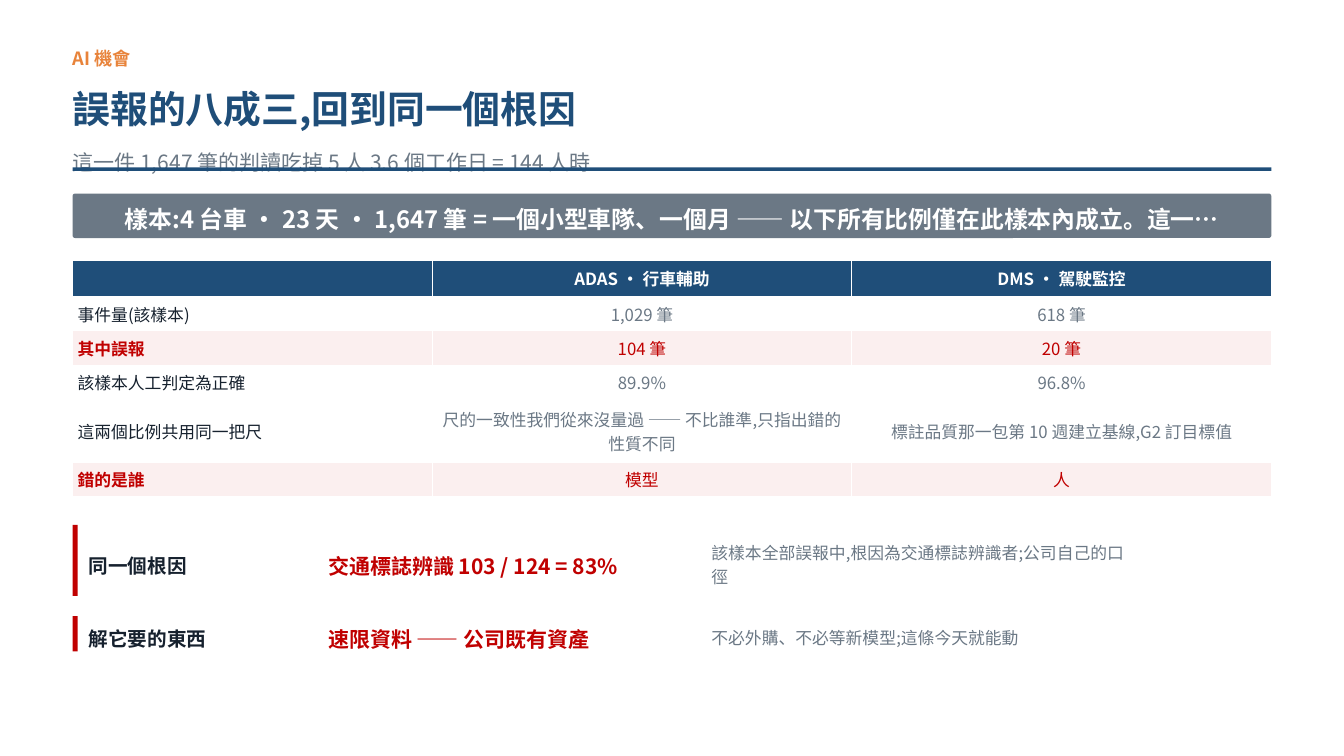
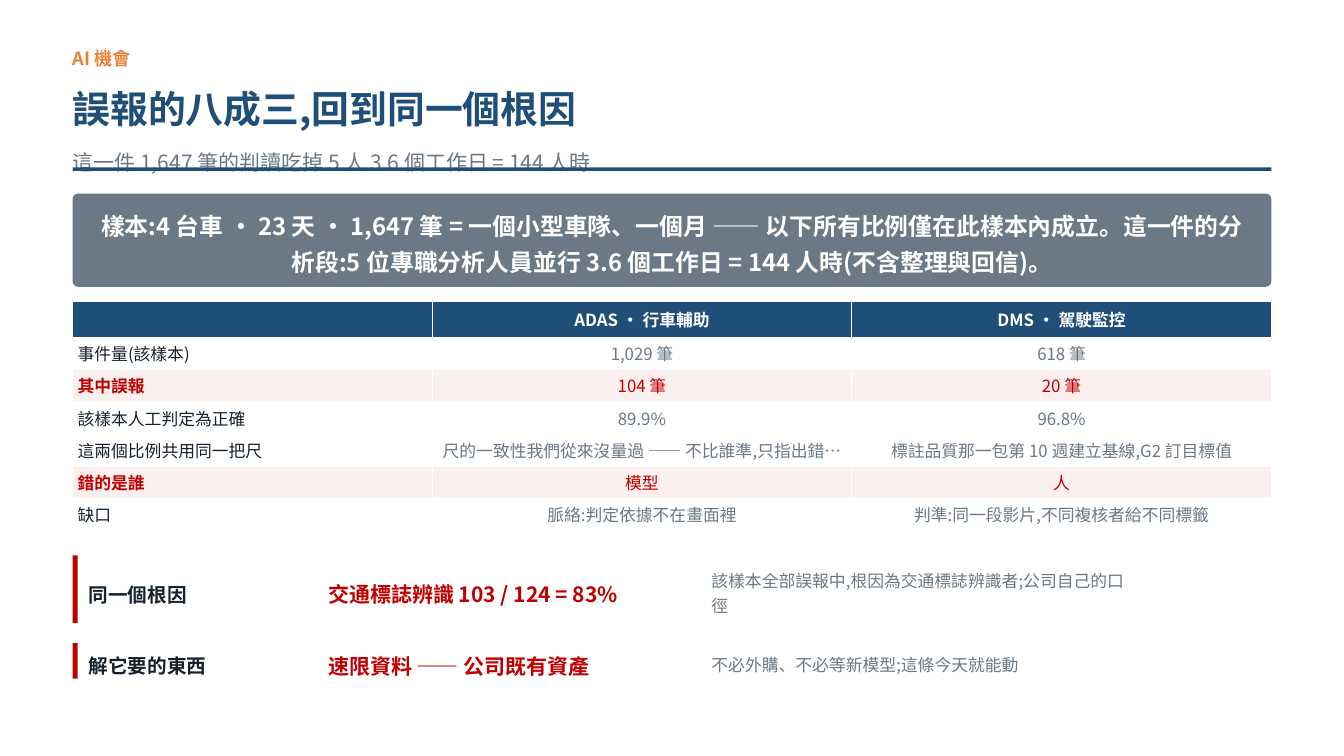
Before and after one commit to pokai-huang0828/UTS_workspace, a slide deck: slide 4 of Artificial Intelligence for Enterprises/Assessment3/Huang_26254793_421104_Assessment 3.pptx. Drawn at 1344x756 pixels with LibreOffice and Linux fonts; fonts in the diff are those of the drawing. Boxes give left, top, right and bottom in pixels: in the first picture for what was removed or moved away, otherwise in the second. Text is boxed around its words. In the diff, an @@ line names an element or a change of style, - is before the commit and + after.

```diff
--- a/Artificial Intelligence for Enterprises/Assessment3/Huang_26254793_421104_Assessment 3.pptx
+++ b/Artificial Intelligence for Enterprises/Assessment3/Huang_26254793_421104_Assessment 3.pptx
@@ rounded rectangle: place and size @@
-rounded rectangle at box(73, 194, 1271, 238)
+rounded rectangle at box(73, 194, 1271, 287)
@@ text at box(101, 214, 1243, 276): text changed @@
-樣本:4 台車 · 23 天 · 1,647 筆 = 一個小型車隊、一個月 —— 以下所有比例僅在此樣本內成立。這一…
+樣本:4 台車 · 23 天 · 1,647 筆 = 一個小型車隊、一個月 —— 以下所有比例僅在此樣本內成立。這一件的分析段:5 位專職分析人員並行 3.6 個工作日 = 144 人時(不含整理與回信)。
@@ table at box(73, 301, 1271, 531) @@
-row 5, column 2: 尺的一致性我們從來沒量過 —— 不比誰準,只指出錯的性質不同
+row 5, column 2: 尺的一致性我們從來沒量過 —— 不比誰準,只指出錯…
+row 7: 缺口 | 脈絡:判定依據不在畫面裡 | 判準:同一段影片,不同複核者給不同標籤
@@ table: place and size @@
-table at box(73, 260, 1271, 497)
+table at box(73, 301, 1271, 531)
@@ rectangle: place and size @@
-rectangle at box(73, 525, 78, 596)
+rectangle at box(73, 556, 78, 623)
@@ text "同一個根因": place and size @@
-text "同一個根因" at box(89, 556, 187, 575)
+text "同一個根因" at box(89, 585, 187, 604)
@@ text "交通標誌辨識 103 / 124 = ...": place and size @@
-text "交通標誌辨識 103 / 124 = ..." at box(328, 553, 618, 579)
+text "交通標誌辨識 103 / 124 = ..." at box(328, 581, 618, 607)
@@ text "該樣本全部誤報中,根因為交通標誌辨識者;公司自己的口徑": place and size @@
-text "該樣本全部誤報中,根因為交通標誌辨識者;公司自己的口徑" at box(711, 545, 1123, 584)
+text "該樣本全部誤報中,根因為交通標誌辨識者;公司自己的口徑" at box(711, 573, 1124, 613)
@@ 3 texts, 1 rectangle: place and size @@
-3 texts, 1 rectangle at box(73, 616, 1018, 651)
+3 texts, 1 rectangle at box(73, 643, 1018, 679)
```
Also in this commit, not shown: 9 other slides changed, 3 other files.
